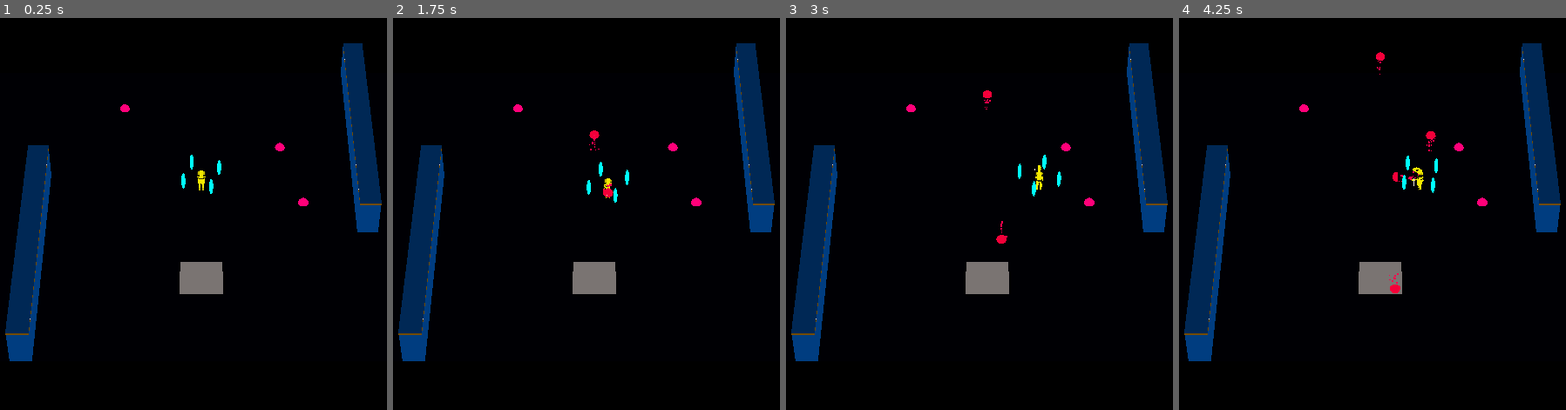
Above: before the commit, frames 1-4 (left to right).
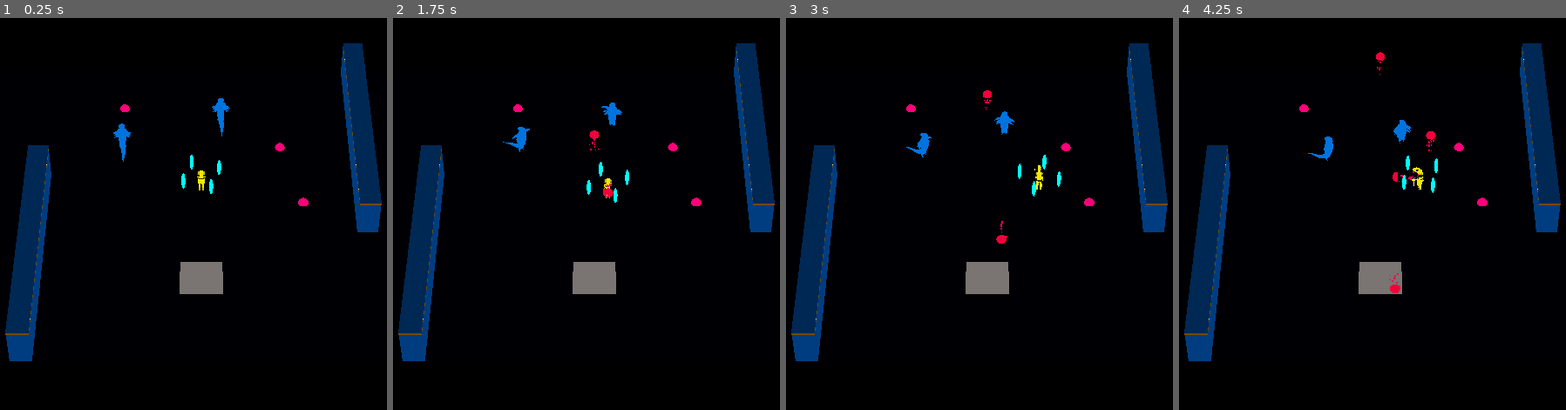
Above: after the commit, the same moments.

Repository: ralabate/30ddl
Game: Godot game, scene res://level/levels/empty_level.tscn
The game is run twice, just before and just after one commit, with the same random seed, the same clock (stepped at 60 frames per second) and the same inputs. This scene is started directly instead of the project's main scene.
Inputs:
- Up to frame 1 (0.25 s): no input
- Up to frame 2 (1.75 s): tap Enter (ui_accept) at 0.5, 0.77, 1.52 s; hold Right (ui_right) 0.53-1.28 s; tap A (player_mine) at 0.6, 1.35 s; hold Down (ui_down) from 1.28 s (still down)
- Up to frame 3 (3 s): release Down (ui_down) at 2.03 s; hold Right (ui_right) 2.03-2.78 s; tap A (player_mine) at 2.1, 2.85 s; hold Up (ui_up) from 2.78 s (still down)
- Up to frame 4 (4.25 s): tap Enter (ui_accept) at 3.02, 3.77 s; release Up (ui_up) at 3.53 s; hold Left (ui_left) from 3.53 s (still down); tap A (player_mine) at 3.6 s

The runs differ from the first frame. In frame 1, 0.3% of the frame differs, in the area x 29-60%, y 20-37%; in frame 2, 0.3%; in frame 3, 0.3%; in frame 4, 0.3%.
Error in both runs: Invalid access of index '1' on a base object of type: 'Array[Dictionary]'. (res://common/log.gd:9)

Commit message:
fixing collision between egg shields and enemies

Diff:
--- a/gauntlet/badguys/badguy.tscn
+++ b/gauntlet/badguys/badguy.tscn
@@ -35,7 +35,7 @@
 
 [node name="PlayerDamageArea" type="Area3D" parent="."]
 unique_name_in_owner = true
-collision_layer = 4
+collision_layer = 64
 collision_mask = 2
 
 [node name="CollisionShape3D" type="CollisionShape3D" parent="PlayerDamageArea"]
--- a/gauntlet/badguys/orange_badguy.tscn
+++ b/gauntlet/badguys/orange_badguy.tscn
@@ -36,7 +36,7 @@
 
 [node name="PlayerDamageArea" type="Area3D" parent="."]
 unique_name_in_owner = true
-collision_layer = 4
+collision_layer = 64
 collision_mask = 2
 
 [node name="CollisionShape3D" type="CollisionShape3D" parent="PlayerDamageArea"]
--- a/gauntlet/level/levels/empty_level.tscn
+++ b/gauntlet/level/levels/empty_level.tscn
@@ -1,9 +1,10 @@
-[gd_scene load_steps=6 format=3 uid="uid://bd1rxrkqfuiqk"]
+[gd_scene load_steps=7 format=3 uid="uid://bd1rxrkqfuiqk"]
 
 [ext_resource type="Script" uid="uid://circq55qpjcvk" path="res://level/level.gd" id="1_53vyl"]
 [ext_resource type="PackedScene" uid="uid://ce84xhnoym281" path="res://level/levels/playfield_0.tscn" id="2_lvwwe"]
 [ext_resource type="PackedScene" uid="uid://dtjgi7fn2nfx1" path="res://player/stores/mine_store.tscn" id="3_53vyl"]
 [ext_resource type="PackedScene" uid="uid://bb66s3pjp42pv" path="res://player/power_pill.tscn" id="4_lvwwe"]
+[ext_resource type="PackedScene" uid="uid://dysqmwq3wem2k" path="res://badguys/badguy.tscn" id="5_mb677"]
 
 [sub_resource type="Environment" id="Environment_h2yge"]
 background_mode = 1
@@ -36,4 +37,10 @@
 [node name="PowerPill3" parent="." instance=ExtResource("4_lvwwe")]
 transform = Transform3D(1, 0, 0, 0, 1, 0, 0, 0, 1, -4, 0, -7)
 
+[node name="Badguy" parent="." instance=ExtResource("5_mb677")]
+transform = Transform3D(1, 0, 0, 0, 1, 0, 0, 0, 1, -4, 1, -4)
+
+[node name="Badguy2" parent="." instance=ExtResource("5_mb677")]
+transform = Transform3D(1, 0, 0, 0, 1, 0, 0, 0, 1, 1, 1, -6)
+
 [editable path="ModularLevel"]
--- a/gauntlet/player/badguy_bullet.tscn
+++ b/gauntlet/player/badguy_bullet.tscn
@@ -36,5 +36,3 @@
 lifetime = 0.25
 process_material = ExtResource("2_mvdyf")
 draw_pass_1 = ExtResource("3_t2q57")
-
-[connection signal="body_entered" from="." to="." method="_on_body_entered"]
--- a/gauntlet/player/bullet.gd
+++ b/gauntlet/player/bullet.gd
@@ -3,6 +3,10 @@
 
 @export var SPEED = 2.5
 @export var DAMAGE = 1
+
+
+func _ready() -> void:
+	body_entered.connect(_on_body_entered)
 
 
 func _physics_process(delta: float) -> void:
--- a/gauntlet/player/egg_inventory.gd
+++ b/gauntlet/player/egg_inventory.gd
@@ -8,18 +8,25 @@
 func _ready() -> void:
 	for child in get_children():
 		if child is Area3D:
+			child.area_entered.connect(_on_area_entered_egg.bind(child))
 			child.body_entered.connect(_on_body_entered_egg.bind(child))
-
-
-# Called every frame. 'delta' is the elapsed time since the previous frame.
-func _process(delta: float) -> void:
-	pass
 
 
 func _physics_process(delta: float) -> void:
 	rotate_y(rotation_rate * delta)
 
 
-func _on_body_entered_egg(body: Node3D, egg: Node3D):
-	body.queue_free()
+func add_damage_to(node: Node3D) -> void:
+	if node.has_node("HealthComponent"):
+		var health_component = node.get_node("HealthComponent") as HealthComponent
+		health_component.damage(1)
+
+
+func _on_body_entered_egg(body: Node3D, egg: Node3D) -> void:
+	add_damage_to(body)
 	egg.queue_free()
+
+
+func _on_area_entered_egg(area: Area3D, egg: Node3D) -> void:
+	add_damage_to(area)
+	egg.queue_free()
--- a/gauntlet/player/egg_shield.tscn
+++ b/gauntlet/player/egg_shield.tscn
@@ -1,6 +1,6 @@
 [gd_scene load_steps=4 format=3 uid="uid://bu2q4g6nb3e5p"]
 
-[sub_resource type="SphereShape3D" id="SphereShape3D_g6sh6"]
+[sub_resource type="CapsuleShape3D" id="CapsuleShape3D_g6sh6"]
 
 [sub_resource type="StandardMaterial3D" id="StandardMaterial3D_k5uf1"]
 shading_mode = 0
@@ -15,7 +15,7 @@
 collision_mask = 12
 
 [node name="CollisionShape3D" type="CollisionShape3D" parent="."]
-shape = SubResource("SphereShape3D_g6sh6")
+shape = SubResource("CapsuleShape3D_g6sh6")
 
 [node name="MeshInstance3D" type="MeshInstance3D" parent="."]
 mesh = SubResource("SphereMesh_7hn67")
